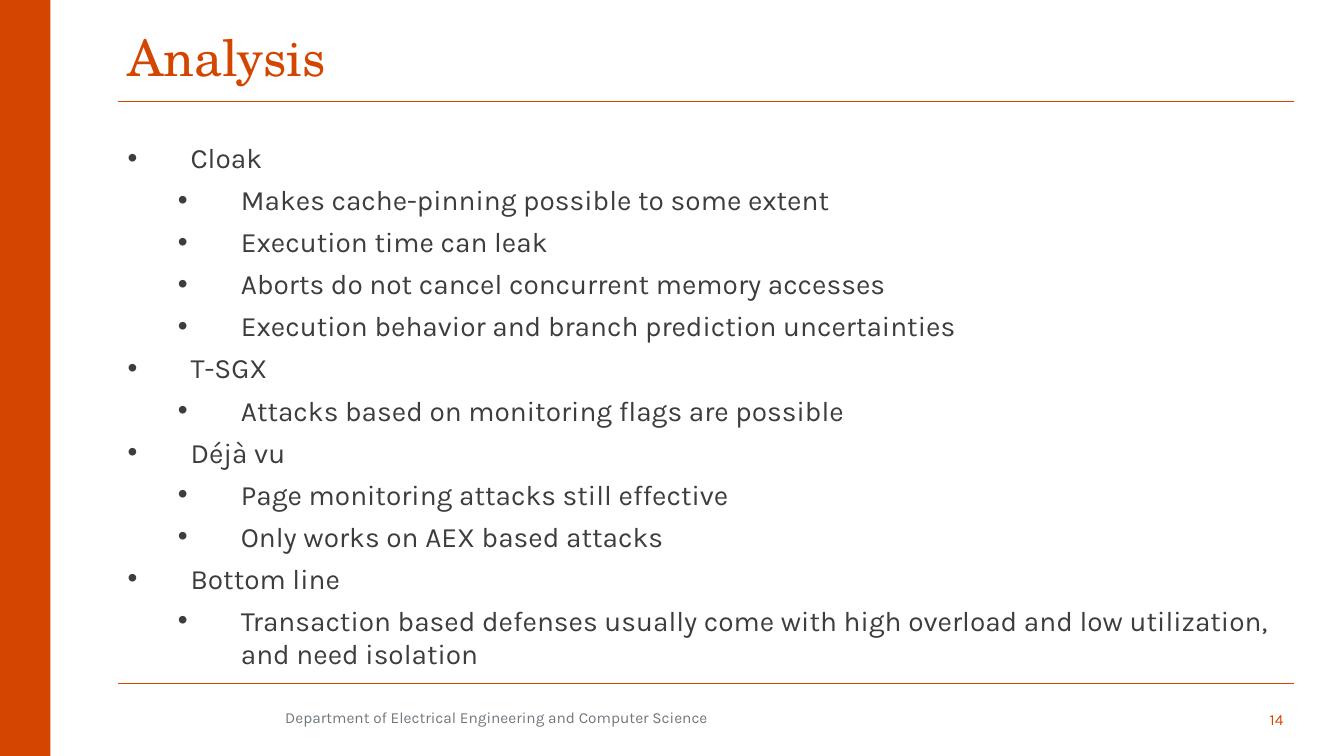
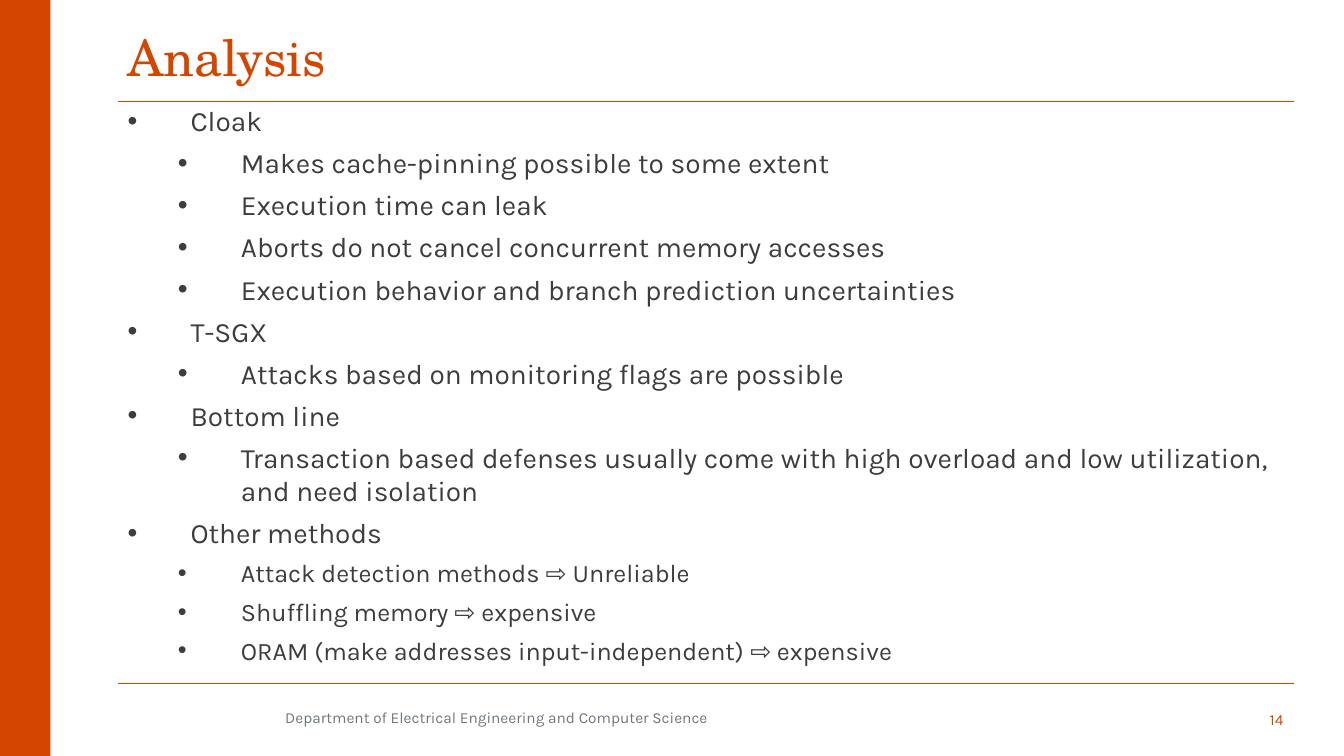
Before and after one commit to aminfallahi/A-Survey-on-SGX-Enclave-Privileged-Side-Channel-Attacks, a slide deck: slide 14 of Presentation/qe2.pptx. Drawn at 1344x756 pixels with LibreOffice and Linux fonts; fonts in the diff are those of the drawing; background and template pictures are left out. Boxes give left, top, right and bottom in pixels: in the first picture for what was removed or moved away, otherwise in the second. Text is boxed around its words. In the diff, an @@ line names an element or a change of style, - is before the commit and + after.

```diff
--- a/Presentation/qe2.pptx
+++ b/Presentation/qe2.pptx
@@ text "Cloak": place and size @@
-text "Cloak" at bbox=[191, 149, 1268, 665]
+text "Cloak" at bbox=[191, 112, 1268, 666]
@@ text at bbox=[191, 441, 729, 554]: paragraphs removed @@
-• Déjà vu
-  • Page monitoring attacks still effective
-  • Only works on AEX based attacks
@@ text at bbox=[191, 524, 892, 666]: paragraphs added @@
+• Other methods
+  • Attack detection methods ⇨ Unreliable
+  • Shuffling memory ⇨ expensive
+  • ORAM (make addresses input-independent) ⇨ expensive
```
Also in this commit, not shown: 5 other slides changed, 4 slides removed.
